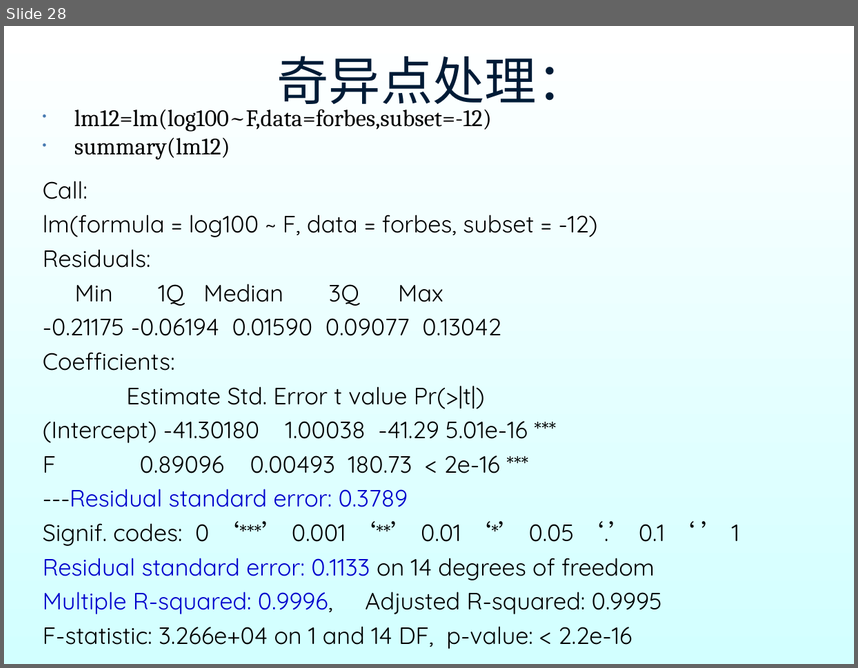
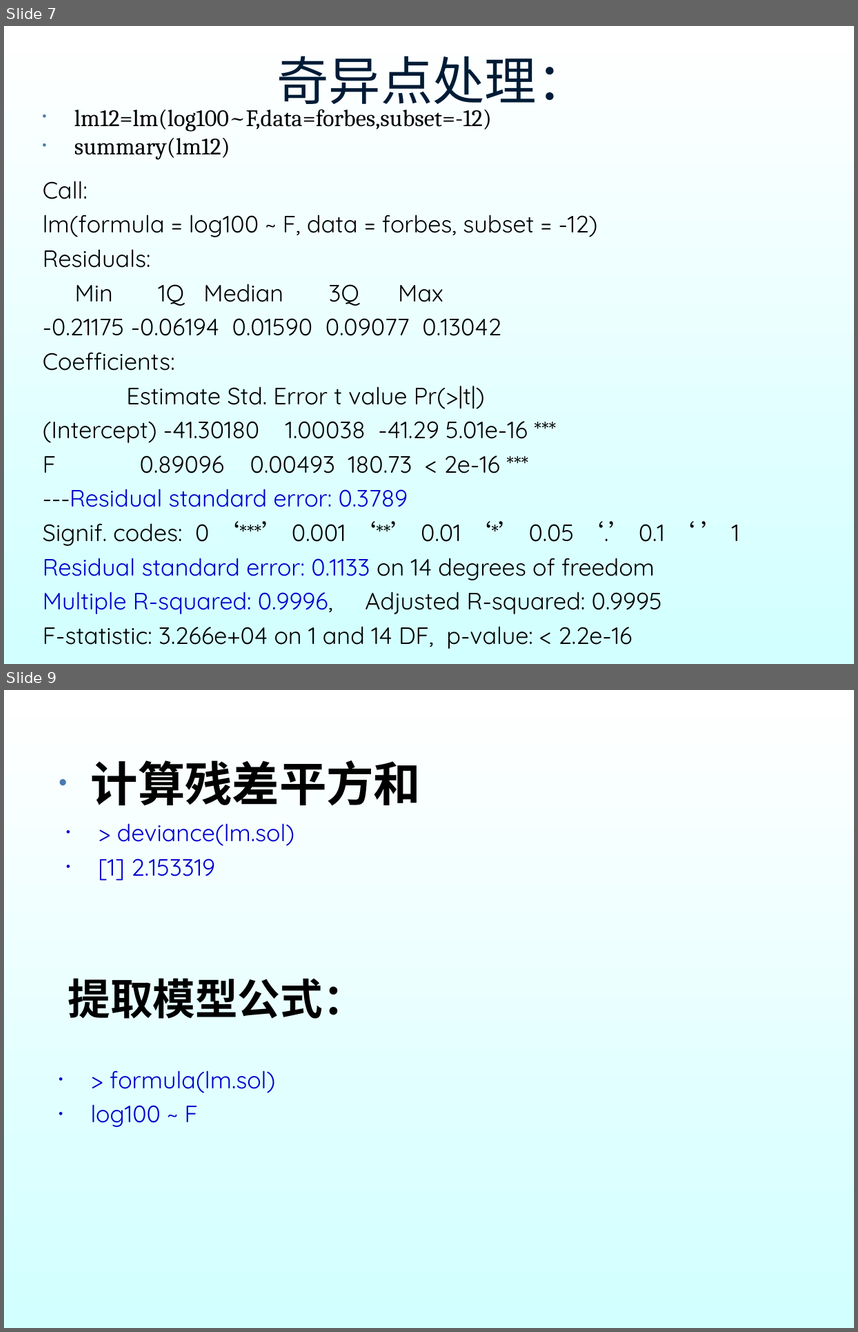
Before and after one commit to shfkuang/shfkuang.github.io, a slide deck: sc2019/scch62.ppt. Shown one above the other, each under a label of ours: slide 28 before the commit, slides 7 and 9 after it; the slides between them are not shown. The pictures are 858x668 and 858x1332 pixels, drawn with LibreOffice and Linux fonts; fonts in the diff are those of the drawing; background and template pictures are left out. Boxes give left, top, right and bottom in pixels: in the first picture for what was removed or moved away, otherwise in the second. Text is boxed around its words. In the diff, an @@ line names an element or a change of style, - is before the commit and + after.

```diff
--- a/sc2019/scch62.ppt
+++ b/sc2019/scch62.ppt
@@ slide 9 added at box(4, 690, 854, 1328), background gradient #FFFFFF to #D2FFFF @@
@@ text added at box(91, 760, 421, 806), 40 pt, text #000000, bold @@
+• 计算残差平方和
@@ text added at box(98, 823, 294, 880), 20 pt, text #0000CC @@
+• > deviance(lm.sol)
+• [1] 2.153319
@@ text added at box(67, 978, 365, 1018), 36 pt, text #000000, bold @@
+提取模型公式：
@@ text added at box(91, 1070, 275, 1127), 20 pt, text #0000CC @@
+• > formula(lm.sol)
+• log100 ~ F
@@ what was slide 28 is now slide 7 @@
```
Also in this commit, not shown: 2 slides changed, 3 slides removed, 2 other files.
